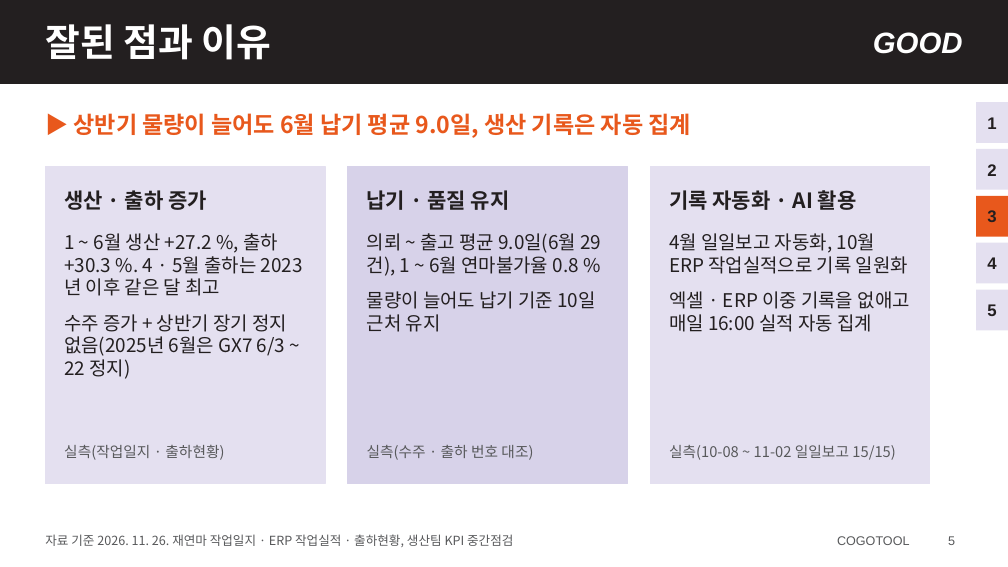
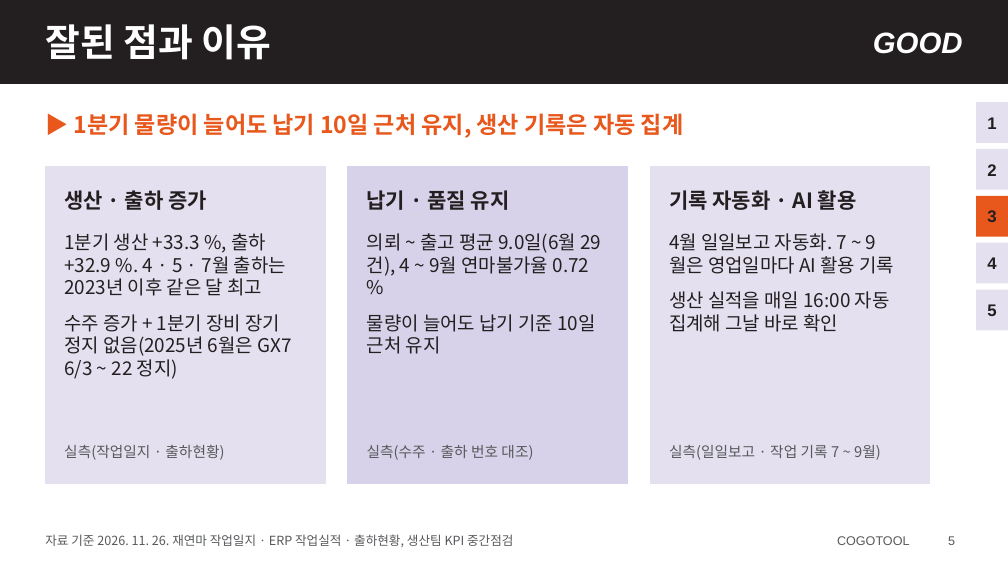
Before and after one commit to HanKyungJun/koreatooling-portal, a slide deck: slide 5 of wiki/reports/07_KPI/생산팀_KPI_중간점검_20261128.pptx. Drawn at 1008x567 pixels with LibreOffice and Linux fonts; fonts in the diff are those of the drawing. Boxes give left, top, right and bottom in pixels: in the first picture for what was removed or moved away, otherwise in the second. Text is boxed around its words. In the diff, an @@ line names an element or a change of style, - is before the commit and + after.

Commit message:
KPI 중간점검 발표자료 4~9월 기준으로 재정리 (2026-11-27)

```diff
--- a/wiki/reports/07_KPI/생산팀_KPI_중간점검_20261128.pptx
+++ b/wiki/reports/07_KPI/생산팀_KPI_중간점검_20261128.pptx
@@ text at (74,113,683,138): text changed @@
-▶ 상반기 물량이 늘어도 6월 납기 평균 9.0일, 생산 기록은 자동 집계
+▶ 1분기 물량이 늘어도 납기 10일 근처 유지, 생산 기록은 자동 집계
@@ text at (64,233,291,379): text changed @@
-1 ~ 6월 생산 +27.2 %, 출하 +30.3 %. 4 · 5월 출하는 2023년 이후 같은 달 최고
-수주 증가 + 상반기 장기 정지 없음(2025년 6월은 GX7 6/3 ~ 22 정지)
+1분기 생산 +33.3 %, 출하 +32.9 %. 4 · 5 · 7월 출하는 2023년 이후 같은 달 최고
+수주 증가 + 1분기 장비 장기 정지 없음(2025년 6월은 GX7 6/3 ~ 22 정지)
@@ text at (367,233,590,274): text changed @@
-의뢰 ~ 출고 평균 9.0일(6월 29건), 1 ~ 6월 연마불가율 0.8 %
+의뢰 ~ 출고 평균 9.0일(6월 29건), 4 ~ 9월 연마불가율 0.72 %
@@ text at (669,233,894,332): text changed @@
-4월 일일보고 자동화, 10월 ERP 작업실적으로 기록 일원화
-엑셀 · ERP 이중 기록을 없애고 매일 16:00 실적 자동 집계
+4월 일일보고 자동화. 7 ~ 9월은 영업일마다 AI 활용 기록
+생산 실적을 매일 16:00 자동 집계해 그날 바로 확인
@@ text at (669,445,881,460): text changed @@
-실측(10-08 ~ 11-02 일일보고 15/15)
+실측(일일보고 · 작업 기록 7 ~ 9월)
```
Also in this commit, not shown: 6 other slides changed, 1 other file.
